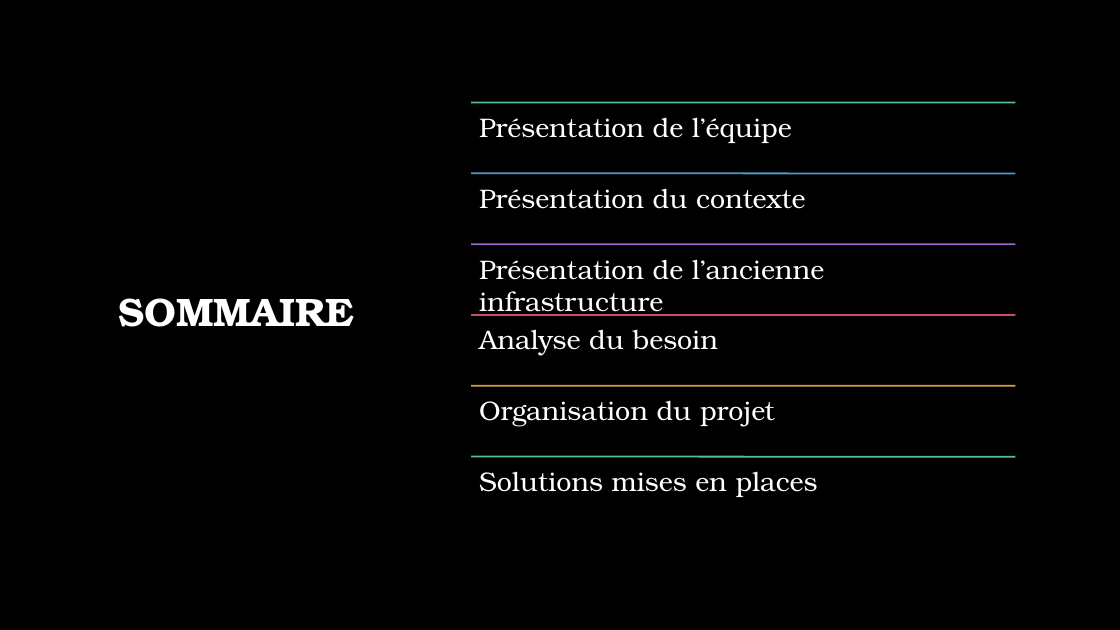
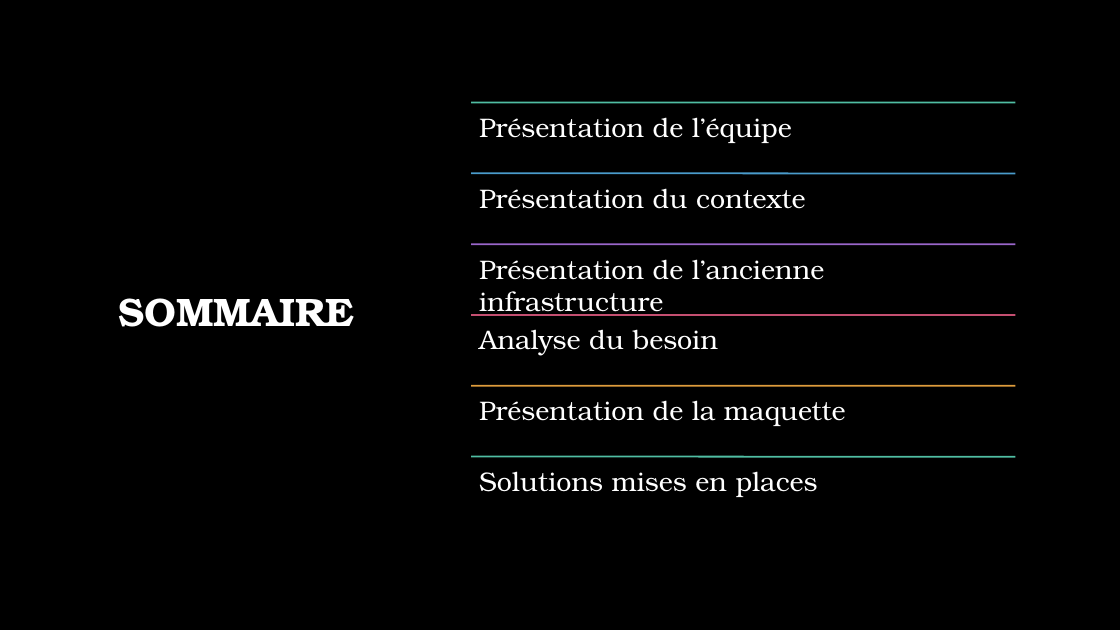
Before and after one commit to TheSunnyBoy93/3rdyear-ELSAJI-PA, a slide deck: slide 2 of Etapes/ESGI PA FINALE GroupeMyGes9.pptx. Drawn at 1120x630 pixels with LibreOffice and Linux fonts; fonts in the diff are those of the drawing; background and template pictures are left out. Boxes give left, top, right and bottom in pixels: in the first picture for what was removed or moved away, otherwise in the second. Text is boxed around its words. In the diff, an @@ line names an element or a change of style, - is before the commit and + after.

```diff
--- a/Etapes/ESGI PA FINALE GroupeMyGes9.pptx
+++ b/Etapes/ESGI PA FINALE GroupeMyGes9.pptx
@@ text at (479, 400, 846, 426): text changed @@
-Organisation du projet
+Présentation de la maquette
```
Also in this commit, not shown: 1 other slide changed, 1 slide added, 4 slides removed, 3 other files.
